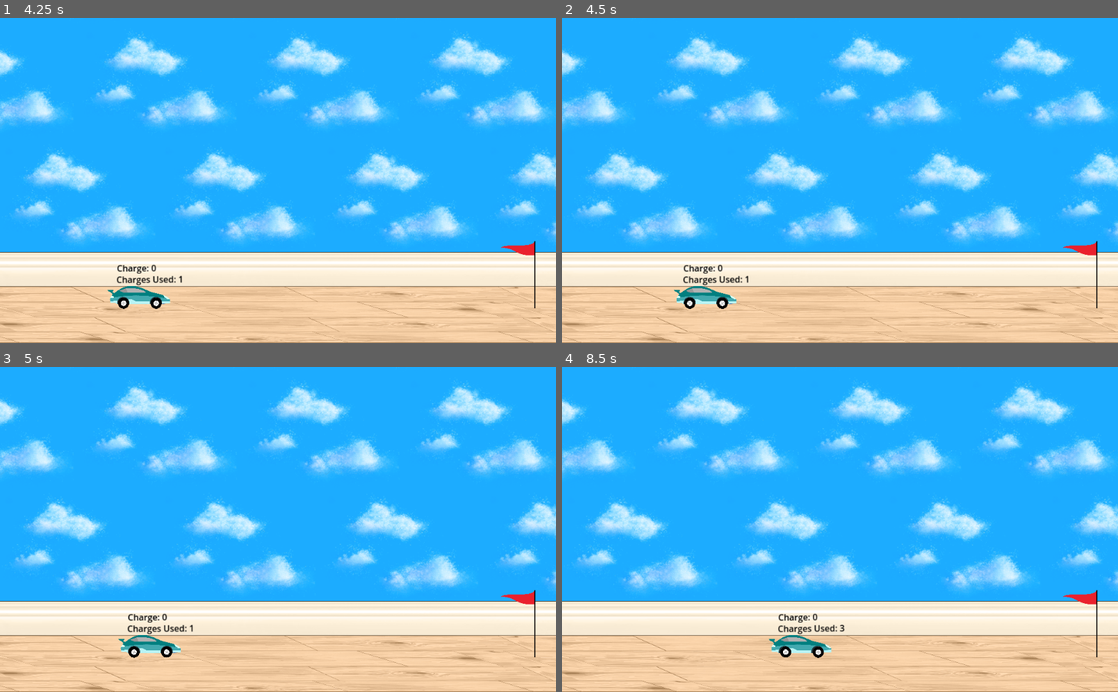
Above: before the commit, frames 1-4 (two rows, left to right).
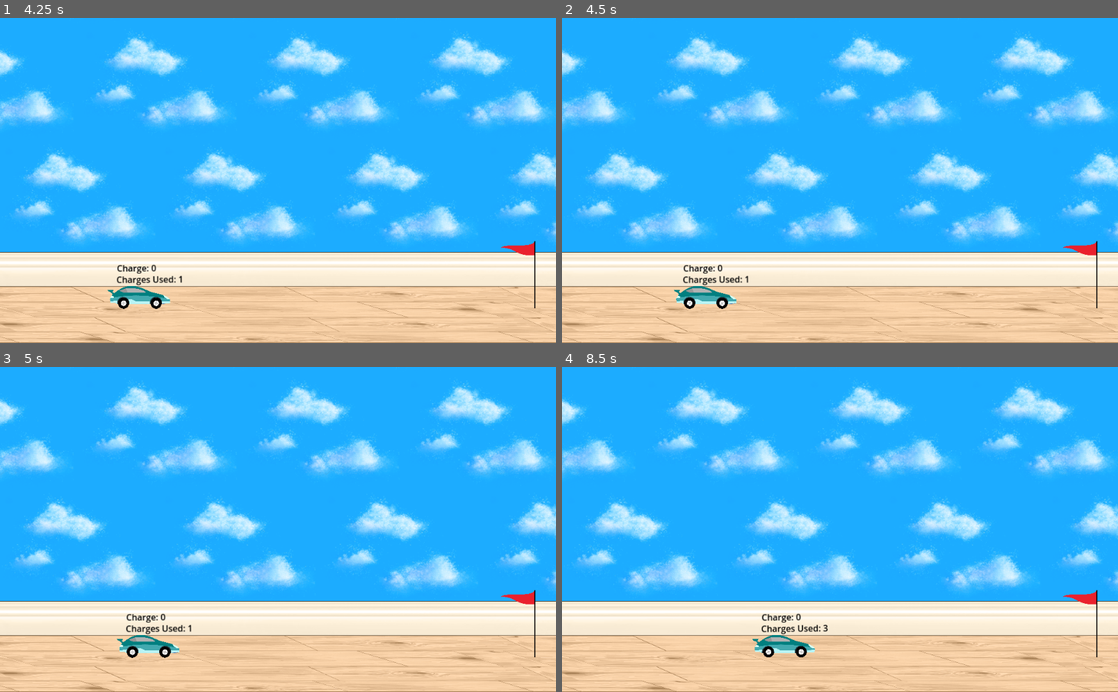
Above: after the commit, the same moments.

Repository: marquezp/car-game
Game: Godot game, scene res://UI/main_menu.tscn
Same seed, same stepped clock (60 frames per second), same inputs: the game is played once before the commit and once after it.
Inputs (mouse positions are in pixels of both pictures, inside the frame that each line leads up to):
- Up to frame 1 (4.25 s): click "Start" at 0.5 s; click "Start" at 1.25 s; tap Enter at 2 s; move the mouse to (400, 164) at 2.02 s; hold Alt 2.03-2.75 s; click (400, 164) at 2.17 s; tap Space at 2.27 s; drag from (166, 196) to (94, 294) at 2.77 s; move the mouse to (333, 109) at 3.52 s; hold Ctrl from 3.53 s (still down); click (333, 109) at 3.67 s
- Up to frame 2 (4.5 s): release Ctrl at 4.25 s; drag from (812, 245) to (1095, 274) at 4.27 s
- Up to frame 3 (5 s): no input
- Up to frame 4 (8.5 s): move the mouse to (1006, 578) at 5.02 s; hold Alt 5.03-5.75 s; click (1006, 578) at 5.17 s; tap Space at 5.27, 8.27 s; drag from (673, 480) to (756, 448) at 5.77 s; move the mouse to (867, 529) at 6.52 s; hold Ctrl 6.53-7.25 s; click (867, 529) at 6.67 s; drag from (756, 448) to (767, 643) at 7.27 s; move the mouse to (962, 513) at 8.02 s; hold Alt from 8.03 s (still down); click (962, 513) at 8.17 s

Frame 1 is identical in both runs. In frame 2, 0.1% of the frame differs, in the area x 20-34%, y 76-90%; in frame 3, 0.5%; in frame 4, 1.0%, in the area x 34-51%, y 75-90%.

Commit message:
level select connection finished + car now no longer charges up while in motion

Diff:
--- a/Car/car.gd
+++ b/Car/car.gd
@@ -5,7 +5,7 @@
 @onready var charges_used: Label = $ChargesUsed
 
 const STOP_THRESHOLD = 3.45
-const STOP_FORCE = 0.9
+const STOP_FORCE = 0.85
 # TODO mess around with these 2 variables when playtesting
 @export var max_charge: int = 100
 @export var car_speed: int = 450
@@ -43,7 +43,7 @@
 	for wheel in wheels:
 		if abs(wheel.angular_velocity) < STOP_THRESHOLD:
 			wheel.angular_velocity *= STOP_FORCE # Reduce speed
-			if abs(wheel.angular_velocity) < 0.8: # Very slow
+			if abs(wheel.angular_velocity) < 1: # Very slow
 				wheel.angular_velocity = 0 # Force complete stop
 				post_launch = false
 
@@ -55,7 +55,7 @@
 
 # This function handles global inputs
 func _input(event):
-	if SceneManager.is_input_enabled(): # make sure we're accepting player input
+	if SceneManager.is_input_enabled() and !post_launch: # make sure we're accepting player input
 		# Handles charging (space bar)
 		if event is InputEventKey and event.keycode == KEY_SPACE:
 			if event.pressed:
--- a/UI/level_button.gd
+++ b/UI/level_button.gd
@@ -1,11 +1,17 @@
 extends Button
-
+const FILE_BEGIN = "res://Levels/level"
 var original_size := scale
 var grow_size := Vector2(1.1, 1.1)
 
 func _ready():
+	self.pressed.connect(_on_pressed)
 	self.mouse_entered.connect(_on_mouse_entered)
 	self.mouse_exited.connect(_on_mouse_exited)
+
+func _on_pressed():
+	TransitionScreen.transition()
+	await TransitionScreen.on_transition_finished
+	SceneManager.change_level(FILE_BEGIN + self.text + ".tscn")
 
 func _on_mouse_entered():
 	grow_btn(grow_size, .1)
--- a/scene_manager.gd
+++ b/scene_manager.gd
@@ -11,6 +11,9 @@
 
 signal show_ui_popup
 signal show_pause_menu
+
+func is_input_enabled():
+	return input_enabled
 
 func pause_game():
 	emit_signal("show_pause_menu")
@@ -84,6 +87,3 @@
 
 func end_game():
 	get_tree().quit()
-
-func is_input_enabled():
-	return input_enabled
